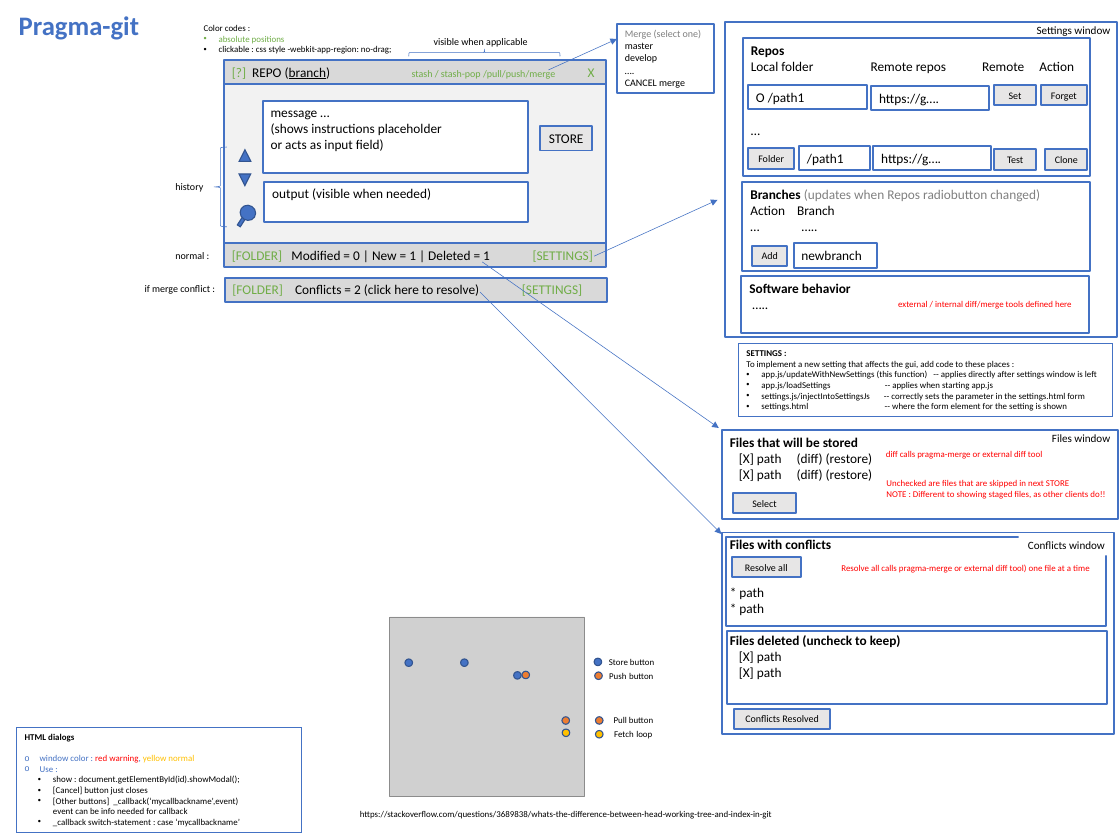
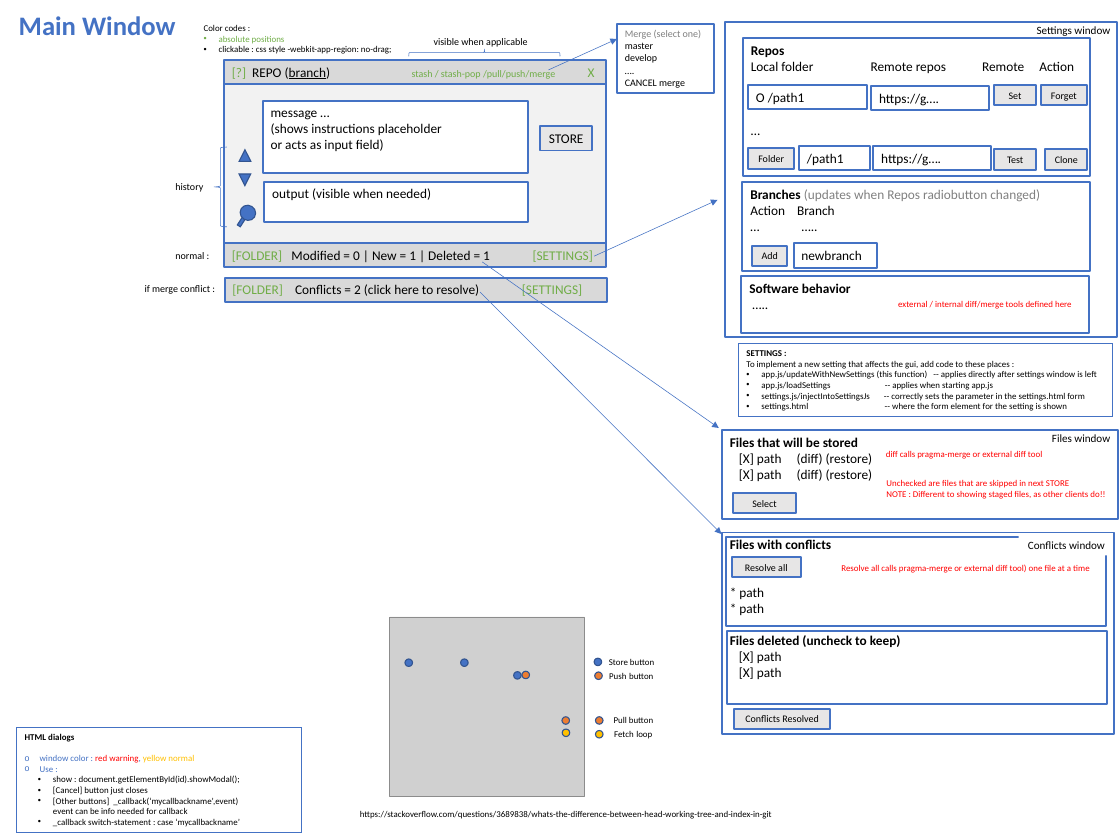
Before and after one commit to pragma-git/pragma-git, a slide deck: slide 2 of docs/Tech-overview.pptx. Drawn at 1120x840 pixels with LibreOffice and Linux fonts; fonts in the diff are those of the drawing; grey boxes stand for pictures. Boxes give left, top, right and bottom in pixels: in the first picture for what was removed or moved away, otherwise in the second. Text is boxed around its words. In the diff, an @@ line names an element or a change of style, - is before the commit and + after.

```diff
--- a/docs/Tech-overview.pptx
+++ b/docs/Tech-overview.pptx
@@ text at bbox=[19, 16, 175, 35]: text changed @@
-Pragma-git
+Main Window
```
Also in this commit, not shown: 2 other slides changed.
